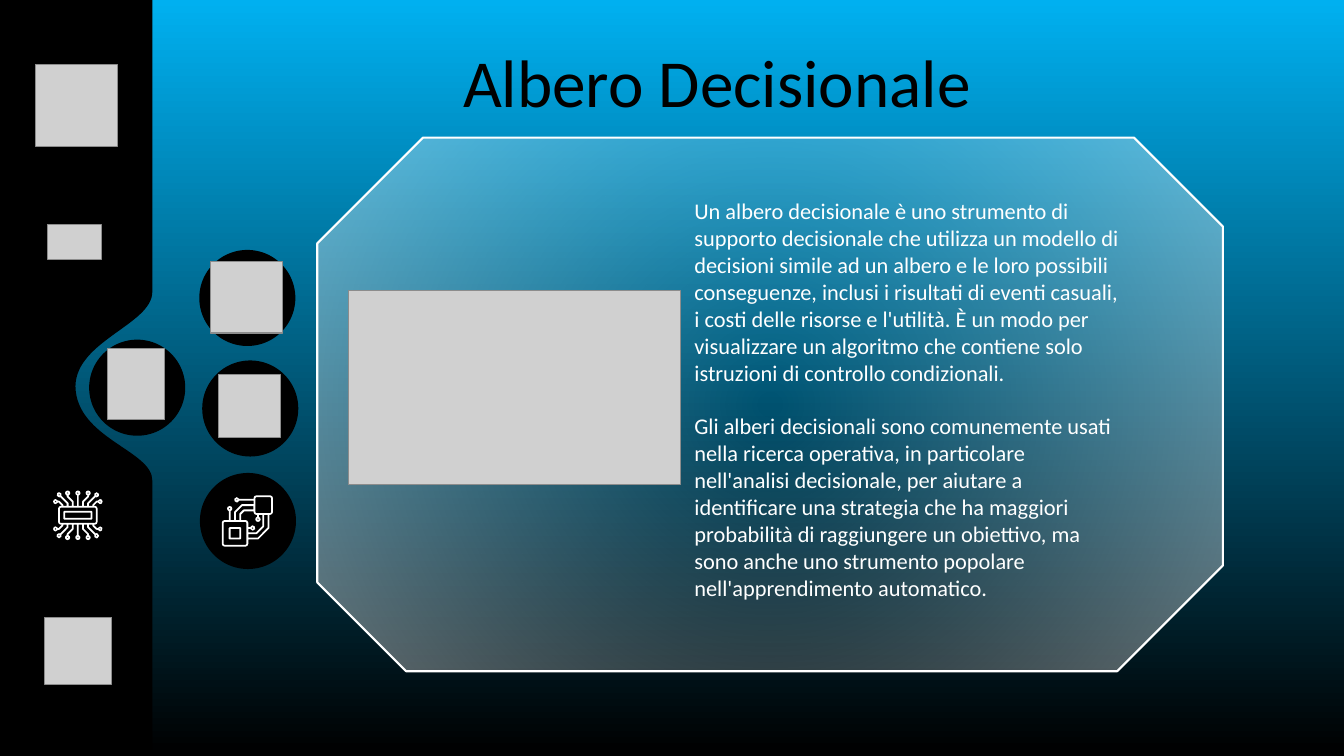
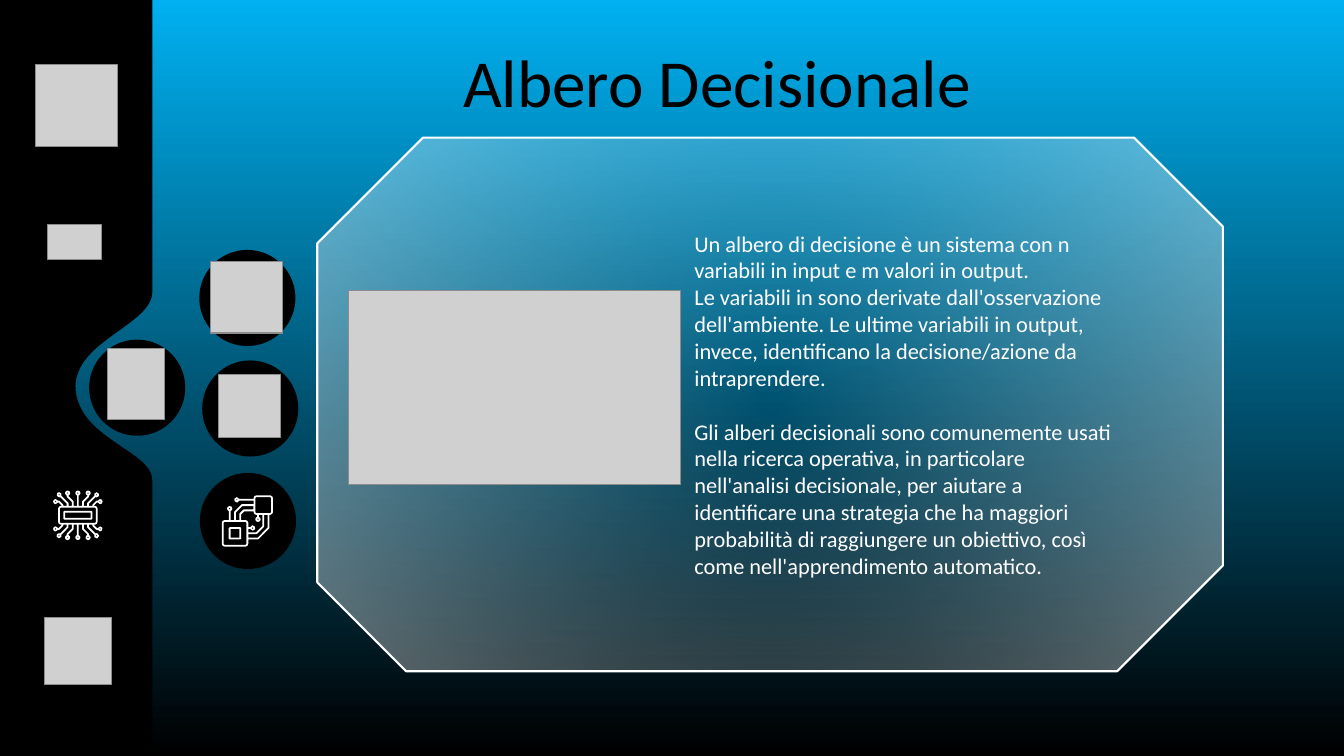
Before and after one commit to 0Franky/LavorAI, a slide deck: slide 7 of docs/Presentazione_LavorAI.pptx. Drawn at 1344x756 pixels with LibreOffice and Linux fonts; fonts in the diff are those of the drawing; grey boxes stand for pictures; background and template pictures are left out. Boxes give left, top, right and bottom in pixels: in the first picture for what was removed or moved away, otherwise in the second. Text is boxed around its words. In the diff, an @@ line names an element or a change of style, - is before the commit and + after.

```diff
--- a/docs/Presentazione_LavorAI.pptx
+++ b/docs/Presentazione_LavorAI.pptx
@@ text at (x1=694, y1=236, x2=1110, y2=574): text changed @@
-Un albero decisionale è uno strumento di supporto decisionale che utilizza un modello di decisioni simile ad un albero e le loro possibili conseguenze, inclusi i risultati di eventi casuali, i costi delle risorse e l'utilità. È un modo per visualizzare un algoritmo che contiene solo istruzioni di controllo condizionali.
-Gli alberi decisionali sono comunemente usati nella ricerca operativa, in particolare nell'analisi decisionale, per aiutare a identificare una strategia che ha maggiori probabilità di raggiungere un obiettivo, ma sono anche uno strumento popolare nell'apprendimento automatico.
+Un albero di decisione è un sistema con n variabili in input e m valori in output.
+Le variabili in sono derivate dall'osservazione dell'ambiente. Le ultime variabili in output, invece, identificano la decisione/azione da intraprendere.
+Gli alberi decisionali sono comunemente usati nella ricerca operativa, in particolare nell'analisi decisionale, per aiutare a identificare una strategia che ha maggiori probabilità di raggiungere un obiettivo, così come nell'apprendimento automatico.
```
Also in this commit, not shown: 2 other slides changed, 1 other file.
